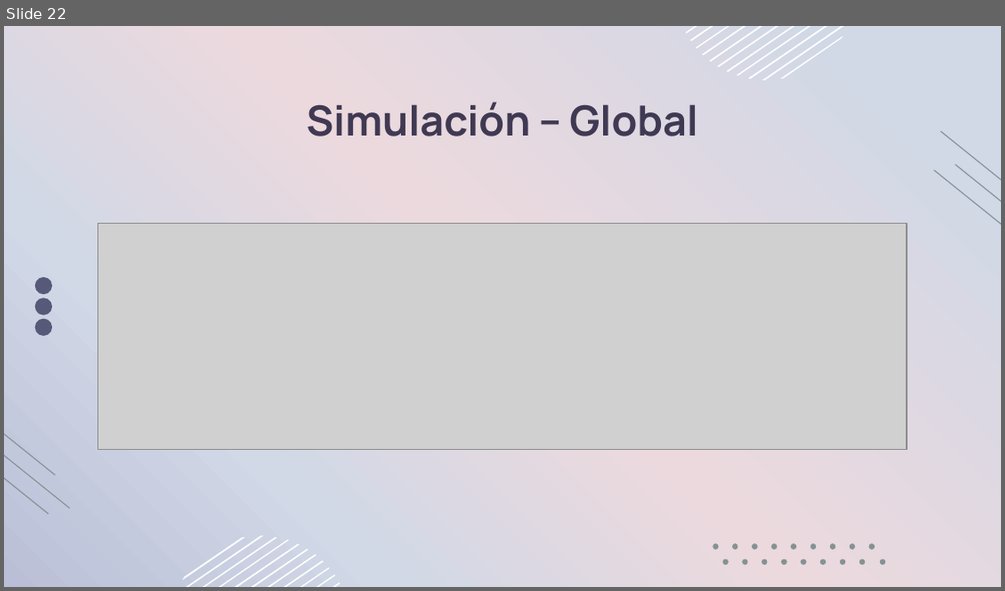
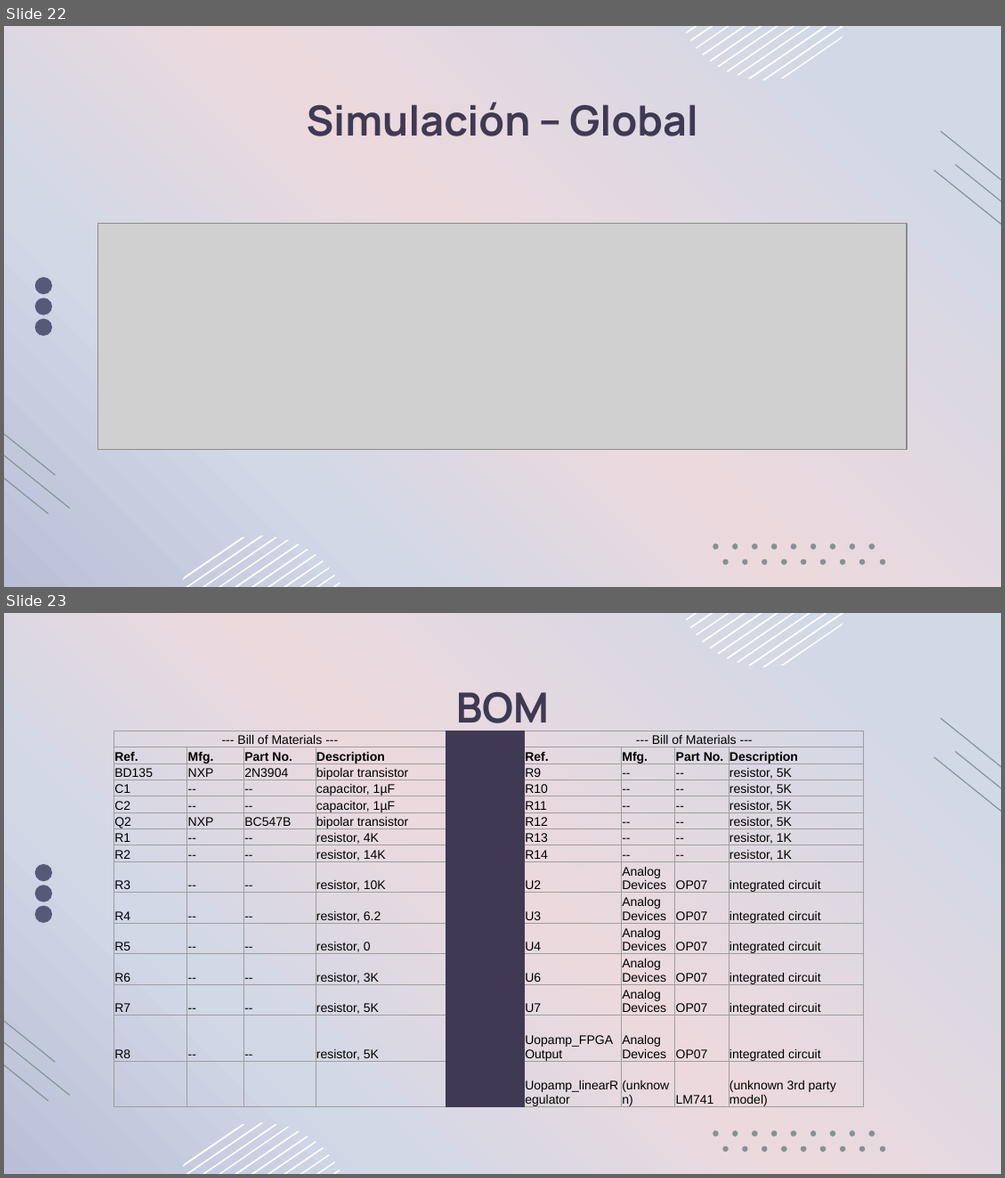
Before and after one commit to JuanSegura98/LinearRegulator, a slide deck: doc/march-25.pptx. Shown one above the other, each under a label of ours: slide 22 before the commit, slides 22 and 23 after it. The pictures are 1005x591 and 1005x1178 pixels, drawn with LibreOffice and Linux fonts; fonts in the diff are those of the drawing; grey boxes stand for pictures; background and template pictures are left out. Boxes give left, top, right and bottom in pixels: in the first picture for what was removed or moved away, otherwise in the second. Text is boxed around its words. In the diff, an @@ line names an element or a change of style, - is before the commit and + after.

Commit message:
Added BOM to ppt 1

```diff
--- a/doc/march-25.pptx
+++ b/doc/march-25.pptx
@@ slide 23 added at (x1=4, y1=613, x2=1001, y2=1174), background picture (left out); not listed: 49 template elements that a slide beside it also shows @@
@@ title added at (x1=456, y1=691, x2=549, y2=734), 30 pt, text #403953, bold @@
+BOM
@@ table added at (x1=113, y1=730, x2=865, y2=1111), 15 rows, 9 columns @@
+--- Bill of Materials --- |  |  |  |  | --- Bill of Materials --- |  |  | 
+Ref. | Mfg. | Part No. | Description |  | Ref. | Mfg. | Part No. | Description
+BD135 | NXP | 2N3904 | bipolar transistor |  | R9 | -- | -- | resistor, 5K
+C1 | -- | -- | capacitor, 1µF |  | R10 | -- | -- | resistor, 5K
+C2 | -- | -- | capacitor, 1µF |  | R11 | -- | -- | resistor, 5K
+Q2 | NXP | BC547B | bipolar transistor |  | R12 | -- | -- | resistor, 5K
+R1 | -- | -- | resistor, 4K |  | R13 | -- | -- | resistor, 1K
+R2 | -- | -- | resistor, 14K |  | R14 | -- | -- | resistor, 1K
+R3 | -- | -- | resistor, 10K |  | U2 | Analog Devices | OP07 | integrated circuit
+R4 | -- | -- | resistor, 6.2 |  | U3 | Analog Devices | OP07 | integrated circuit
+R5 | -- | -- | resistor, 0 |  | U4 | Analog Devices | OP07 | integrated circuit
+R6 | -- | -- | resistor, 3K |  | U6 | Analog Devices | OP07 | integrated circuit
+R7 | -- | -- | resistor, 5K |  | U7 | Analog Devices | OP07 | integrated circuit
+R8 | -- | -- | resistor, 5K |  | Uopamp_FPGAOutput | Analog Devices | OP07 | integrated circuit
+ |  |  |  |  | Uopamp_linearRegulator | (unknown) | LM741 | (unknown 3rd party model)
```
